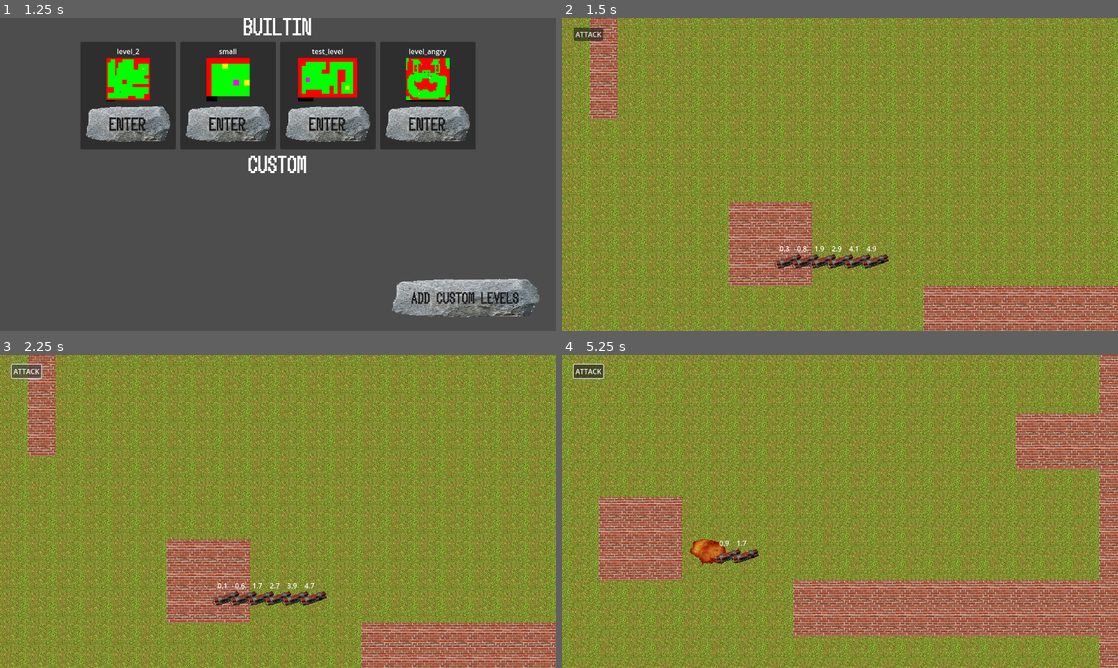
Above: before the commit, frames 1-4 (two rows, left to right).
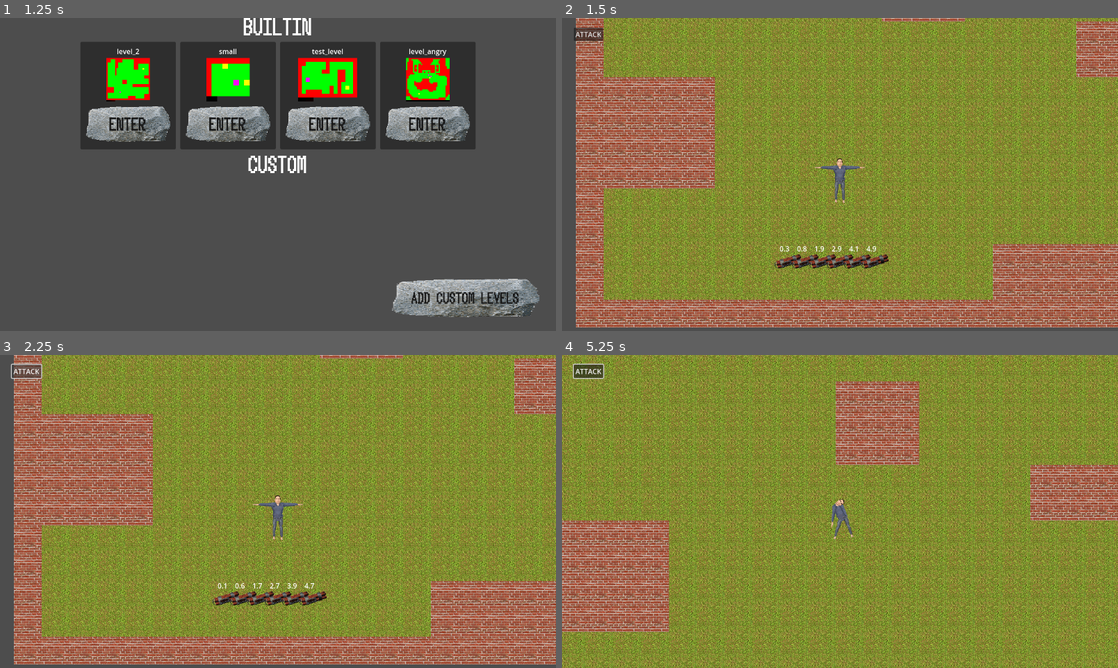
Above: after the commit, the same moments.

Repository: MaxWesterlund/Combombo
Game: Godot game, scene res://Scenes/Menus/Menu.tscn
Same seed, same stepped clock (60 frames per second), same inputs: the game is played once before the commit and once after it.
Inputs (mouse positions are in pixels of both pictures, inside the frame that each line leads up to):
- Up to frame 1 (1.25 s): click (266, 187) at 0.5 s
- Up to frame 2 (1.5 s): click (689, 124) at 1.27 s
- Up to frame 3 (2.25 s): click "ATTACK" at 2 s
- Up to frame 4 (5.25 s): move the mouse to (789, 599) at 2.77 s; press the mouse at (789, 599) at 2.78 s; hold D (move_right) 2.78-3.53 s; move the mouse to (762, 599) at 3.52 s; release the mouse at (762, 599) at 3.53 s; hold S (move_down) 3.53-4.28 s; tap Mouse wheel up (zoom_in) at 3.6 s; click (762, 599) at 3.67 s; move the mouse to (767, 545) at 4.27 s; hold D (move_right) 4.28-5.03 s; tap Mouse wheel down (zoom_out) at 4.35 s; click (767, 545) at 4.42 s; move the mouse to (734, 539) at 5.02 s; hold W (move_up) from 5.03 s (still down); click (734, 539) at 5.1 s

Frame 1 is identical in both runs. In frame 2, 71% of the frame differs, in the area x 0-100%, y 0-100%; in frame 3, 71%; in frame 4, 70%.
Error before the commit: Trying to assign value of type 'PackedScene' to a variable of type 'RigidBody2D'. (res://Scripts/bomb_mover.gd:29)

Commit message:
camera follow player and such

Diff:
--- a/Scenes/Menus/Menu.tscn
+++ b/Scenes/Menus/Menu.tscn
@@ -1,7 +1,7 @@
 [gd_scene load_steps=6 format=3 uid="uid://bqp2e6mm7tpot"]
 
 [ext_resource type="Script" path="res://Scenes/Menus/menu.gd" id="1_bk30g"]
-[ext_resource type="PackedScene" uid="uid://6ejmjpdq8ddv" path="res://Scenes/Menus/Button.tscn" id="1_dlj25"]
+[ext_resource type="PackedScene" uid="uid://6ejmjpdq8ddv" path="res://Scenes/Menus/button.tscn" id="1_dlj25"]
 [ext_resource type="Texture2D" uid="uid://twgq00tqwxw2" path="res://Sprites/explosion.png" id="2_4od58"]
 [ext_resource type="AudioStream" uid="uid://ch7baxq5e3mxx" path="res://Sound/song.mp3" id="3_gc3xv"]
 [ext_resource type="FontFile" uid="uid://ucbily7xel7e" path="res://Fonts/5Recieptprint.ttf" id="3_i1ot3"]
--- a/Scenes/Menus/level_panel.tscn
+++ b/Scenes/Menus/level_panel.tscn
@@ -1,7 +1,7 @@
 [gd_scene load_steps=3 format=3 uid="uid://h738xaal2s1x"]
 
 [ext_resource type="Script" path="res://Scenes/Menus/level_panel.gd" id="1_niiny"]
-[ext_resource type="PackedScene" uid="uid://6ejmjpdq8ddv" path="res://Scenes/Menus/Button.tscn" id="1_wr3ko"]
+[ext_resource type="PackedScene" uid="uid://6ejmjpdq8ddv" path="res://Scenes/Menus/button.tscn" id="1_wr3ko"]
 
 [node name="LevelPanel" type="PanelContainer"]
 offset_right = 89.0
--- a/Scenes/Menus/level_select.tscn
+++ b/Scenes/Menus/level_select.tscn
@@ -1,7 +1,7 @@
 [gd_scene load_steps=8 format=3 uid="uid://cislcta1suf12"]
 
 [ext_resource type="Script" path="res://Scenes/Menus/level_select.gd" id="1_mj67a"]
-[ext_resource type="PackedScene" uid="uid://6ejmjpdq8ddv" path="res://Scenes/Menus/Button.tscn" id="2_51guy"]
+[ext_resource type="PackedScene" uid="uid://6ejmjpdq8ddv" path="res://Scenes/Menus/button.tscn" id="2_51guy"]
 [ext_resource type="FontFile" uid="uid://ucbily7xel7e" path="res://Fonts/5Recieptprint.ttf" id="2_fv18k"]
 [ext_resource type="Texture2D" uid="uid://cey6b7fwqmgn8" path="res://Sprites/text_field.png" id="4_uk2hr"]
 
--- a/Scenes/main.tscn
+++ b/Scenes/main.tscn
@@ -31,7 +31,7 @@
 
 [node name="Label" type="Label" parent="CanvasLayer"]
 visible = false
-anchors_preset = -1
+anchors_preset = 8
 anchor_left = 0.5
 anchor_top = 0.5
 anchor_right = 0.5
--- a/Scenes/main_camera.gd
+++ b/Scenes/main_camera.gd
@@ -5,7 +5,25 @@
 @export var max_zoom = 1.0
 @export var min_zoom = 1.0
 
+var is_attacking: bool = false
+
+func _init():
+	Events.spawn_player.connect(on_spawn_player)
+	Events.attack.connect(on_attack)
+
+func on_spawn_player(pos: Vector2):
+	position = pos
+
+func on_attack():
+	is_attacking = true
+
 func _process(delta):
+	if !is_attacking:
+		move(delta)
+	else:
+		follow_player()
+
+func move(delta):
 	var dir = Vector2(0, 0)
 	if Input.is_action_pressed("move_up"):
 		dir.y -= 1
@@ -29,3 +47,6 @@
 
 	position += move_speed * (1.0 / zoom_amount) * delta * dir
 	zoom = Vector2(zoom_amount, zoom_amount)
+
+func follow_player():
+	position = Globals.player_position
--- a/Scripts/bomb_mover.gd
+++ b/Scripts/bomb_mover.gd
@@ -26,8 +26,8 @@
 	if bomb_moving == null:
 		CursorUpdater.is_holding = true
 		bomb_rb.reparent(get_node("/root/Main/MapGenerator"))
-		bomb_moving = bomb
-		bomb_delta = bomb.position - get_global_mouse_position()
+		bomb_moving = bomb_rb
+		bomb_delta = bomb_rb.position - get_global_mouse_position()
 	bomb_moving.freeze = true
 
 func handle_bomb_release():
Not shown: 1 places in Scenes/main.tscn that only renumber resources
Not shown: 1 places in Scenes/main_camera.tscn that only renumber resources
